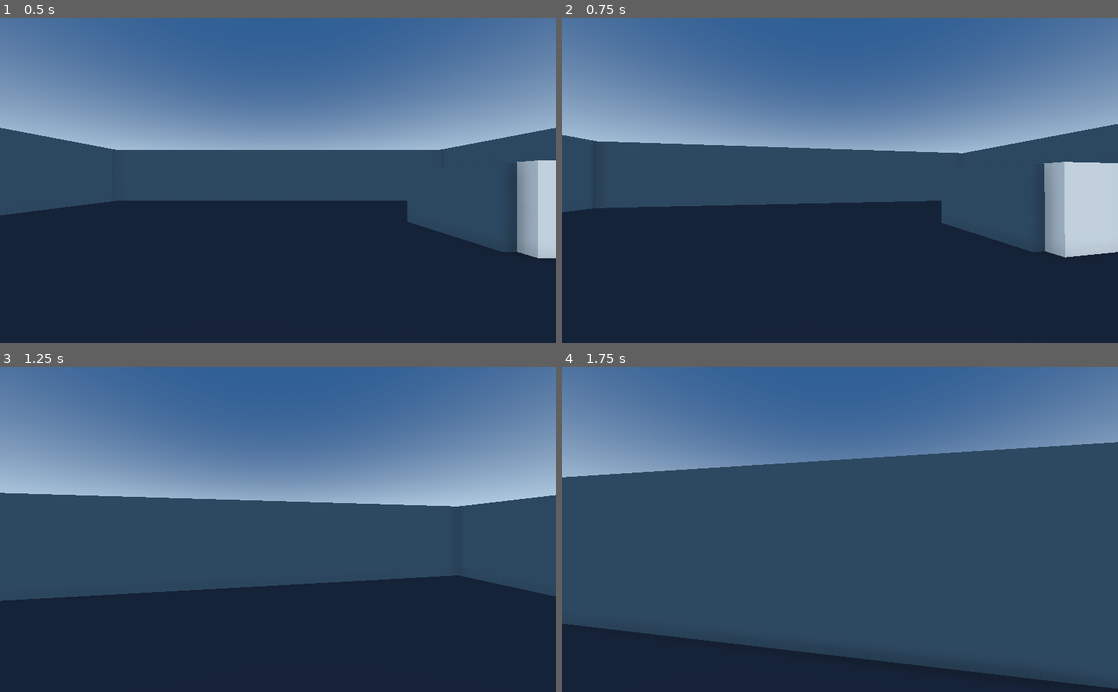
Above: before the commit, frames 1-4 (two rows, left to right).
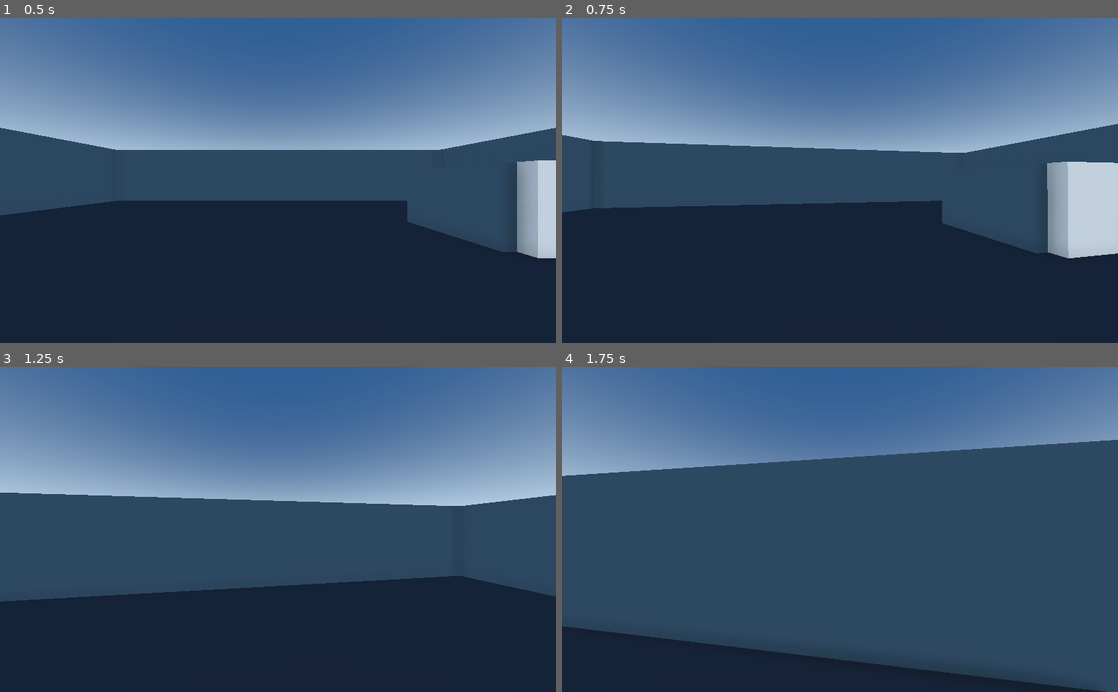
Above: after the commit, the same moments.

Repository: Whimfoome/godot-FirstPersonStarter
Game: Godot game, scene res://FirstPersonStarter/Maps/Levels/L_Main.tscn
The game is run twice, just before and just after one commit, with the same random seed, the same clock (stepped at 60 frames per second) and the same inputs.
Inputs (mouse positions are in pixels of both pictures, inside the frame that each line leads up to):
- Up to frame 1 (0.5 s): no input
- Up to frame 2 (0.75 s): move the mouse to (867, 180) at 0.52 s; hold W (moveForward) from 0.53 s (still down); hold Shift (moveSprint) from 0.53 s (still down)
- Up to frame 3 (1.25 s): keep holding W (moveForward); keep holding Shift (moveSprint); tap Space (moveJump) at 0.77 s
- Up to frame 4 (1.75 s): keep holding W (moveForward); move the mouse to (812, 529) at 1.27 s; release Shift (moveSprint) at 1.28 s; tap Shift (moveSprint) at 1.35 s; tap Space (moveJump) at 1.52 s

Frame 1 is identical in both runs. In frame 2, 0.4% of the frame differs, in the area x 2-100%, y 32-74%; in frame 3, 0.2%; in frame 4, 1.7%, in the area x 0-100%, y 22-100%.

Commit message:
Fixed More Bugs

Diff:
--- a/FirstPersonStarter/Core/Scripts/playerController.gd
+++ b/FirstPersonStarter/Core/Scripts/playerController.gd
@@ -31,8 +31,6 @@
 export var flyAcceleration = 4
 var flying = false
 #slope vars
-export var slopeAngle = 35
-#
 export (NodePath) var slopeRayPath
 onready var slopeRay = get_node(slopeRayPath)
 
@@ -75,18 +73,15 @@
 
 	if (is_on_floor()):
 		hasContact = true
-		var rayCast = slopeRay.get_collision_normal()
-		var floorAngle = rad2deg(acos(rayCast.dot(Vector3(0, 1, 0))))
-		if floorAngle > slopeAngle:
-			velocity.y += -gravity * delta
 	else:
 		if !(slopeRay.is_colliding()):
 			hasContact = false
-		velocity.y += -gravity * delta
 
 	if (hasContact and !is_on_floor()):
 		var pullDown = Vector3(0, -1, 0)
 		pullDown = move_and_collide(pullDown)
+
+	velocity.y += -gravity * delta
 
 	var tempVelocity = velocity
 	tempVelocity.y = 0
@@ -115,7 +110,7 @@
 		hasContact = false
 
 	#move
-	velocity = move_and_slide(velocity, Vector3(0, 1, 0))
+	velocity = move_and_slide(velocity, Vector3(0, 1, 0), true)
 
 
 func Fly(delta):
--- a/FirstPersonStarter/Maps/Levels/L_Main.tscn
+++ b/FirstPersonStarter/Maps/Levels/L_Main.tscn
@@ -45,7 +45,7 @@
 
 [node name="Slope1" type="MeshInstance" parent="ArenaGeometry"]
 editor/display_folded = true
-transform = Transform( 12, 0, 0, 0, 3.74017, -0.226577, 0, 8.02082, 0.105655, -13.502, 1.517, 0.041 )
+transform = Transform( 12, 0, 0, 0, 3.74017, -0.226578, 0, 8.02082, 0.105655, -13.502, 1.517, 0.041 )
 use_in_baked_light = true
 mesh = SubResource( 4 )
 material/0 = null
